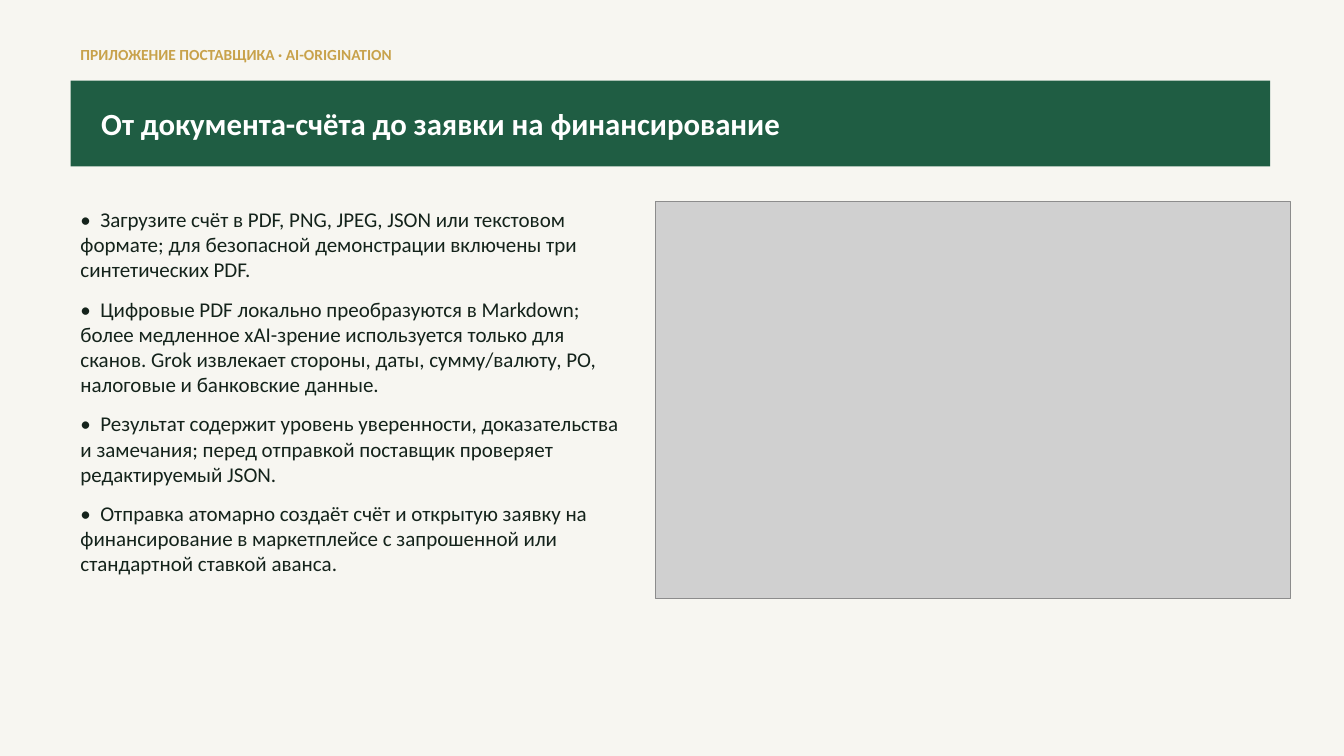
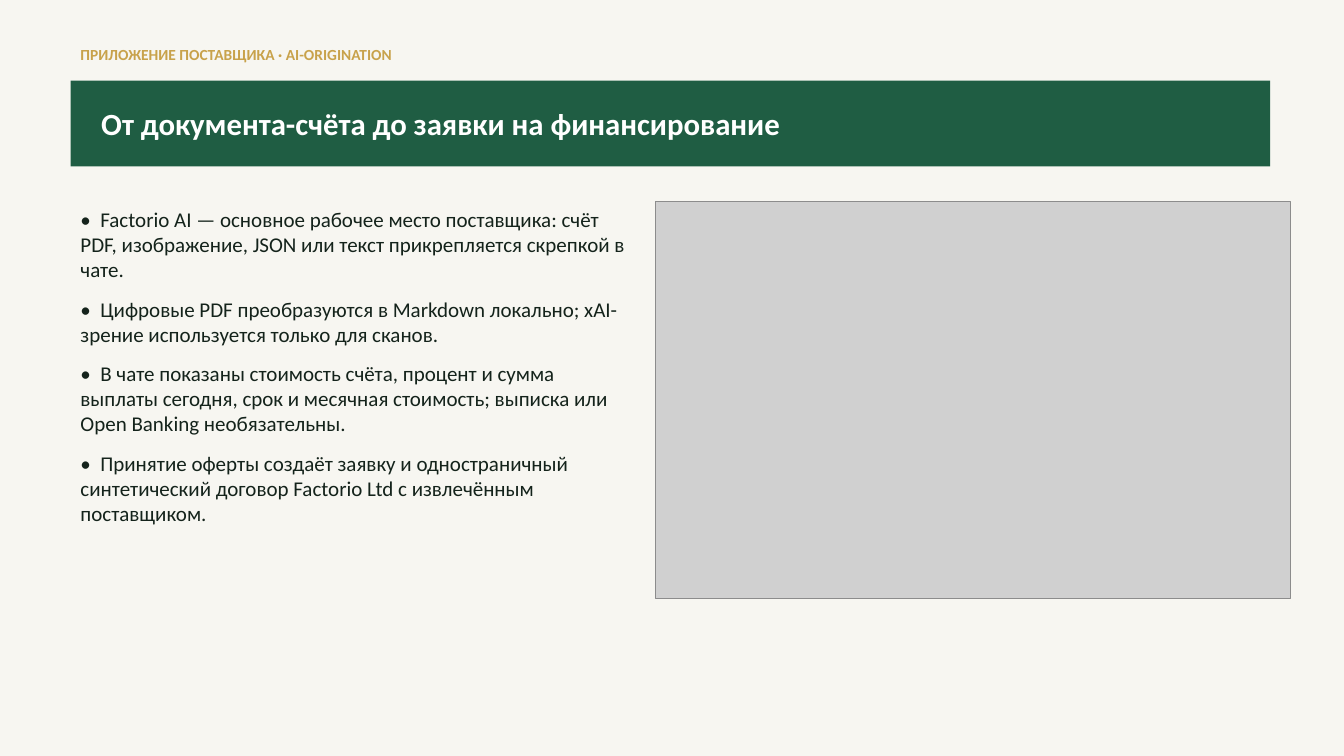
Before and after one commit to predictivelabsai/FastFactoring, a slide deck: slide 17 of docs/factorio_user_guide_2026-07-26_ru.pptx. Drawn at 1344x756 pixels with LibreOffice and Linux fonts; fonts in the diff are those of the drawing; grey boxes stand for pictures. Boxes give left, top, right and bottom in pixels: in the first picture for what was removed or moved away, otherwise in the second. Text is boxed around its words. In the diff, an @@ line names an element or a change of style, - is before the commit and + after.

Commit message:
supplier: move origination into Factorio AI chat

```diff
--- a/docs/factorio_user_guide_2026-07-26_ru.pptx
+++ b/docs/factorio_user_guide_2026-07-26_ru.pptx
@@ text at [80,212,624,525]: text changed @@
-• Загрузите счёт в PDF, PNG, JPEG, JSON или текстовом формате; для безопасной демонстрации включены три синтетических PDF.
-• Цифровые PDF локально преобразуются в Markdown; более медленное xAI-зрение используется только для сканов. Grok извлекает стороны, даты, сумму/валюту, PO, налоговые и банковские данные.
-• Результат содержит уровень уверенности, доказательства и замечания; перед отправкой поставщик проверяет редактируемый JSON.
-• Отправка атомарно создаёт счёт и открытую заявку на финансирование в маркетплейсе с запрошенной или стандартной ставкой аванса.
+• Factorio AI — основное рабочее место поставщика: счёт PDF, изображение, JSON или текст прикрепляется скрепкой в чате.
+• Цифровые PDF преобразуются в Markdown локально; xAI-зрение используется только для сканов.
+• В чате показаны стоимость счёта, процент и сумма выплаты сегодня, срок и месячная стоимость; выписка или Open Banking необязательны.
+• Принятие оферты создаёт заявку и одностраничный синтетический договор Factorio Ltd с извлечённым поставщиком.
```
Also in this commit, not shown: 18 other files.
